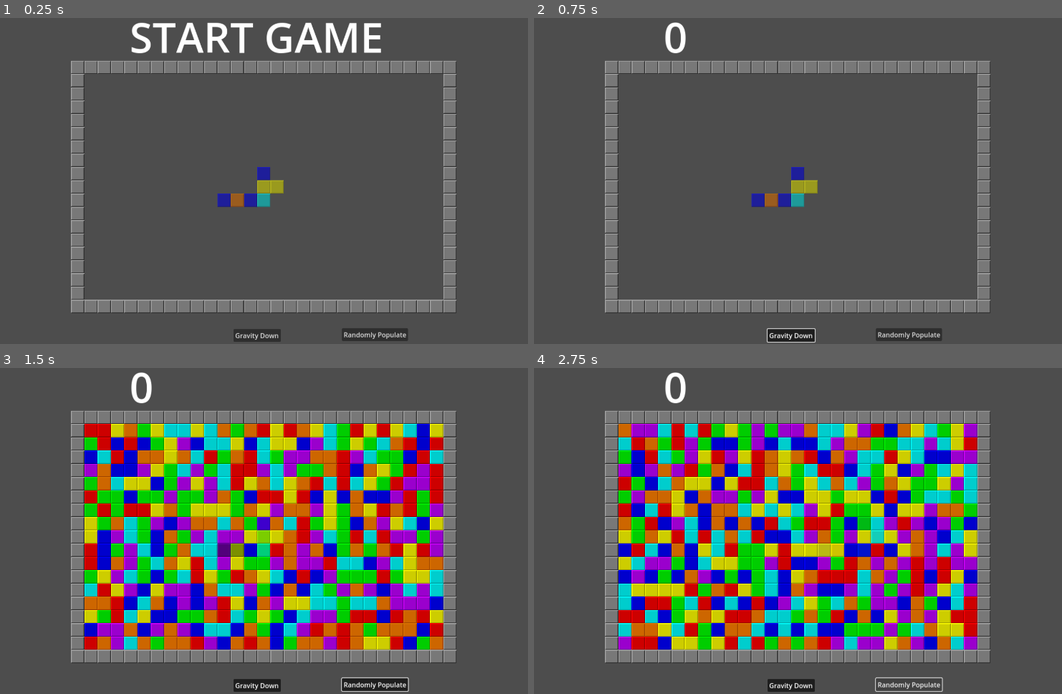
Above: before the commit, frames 1-4 (two rows, left to right).
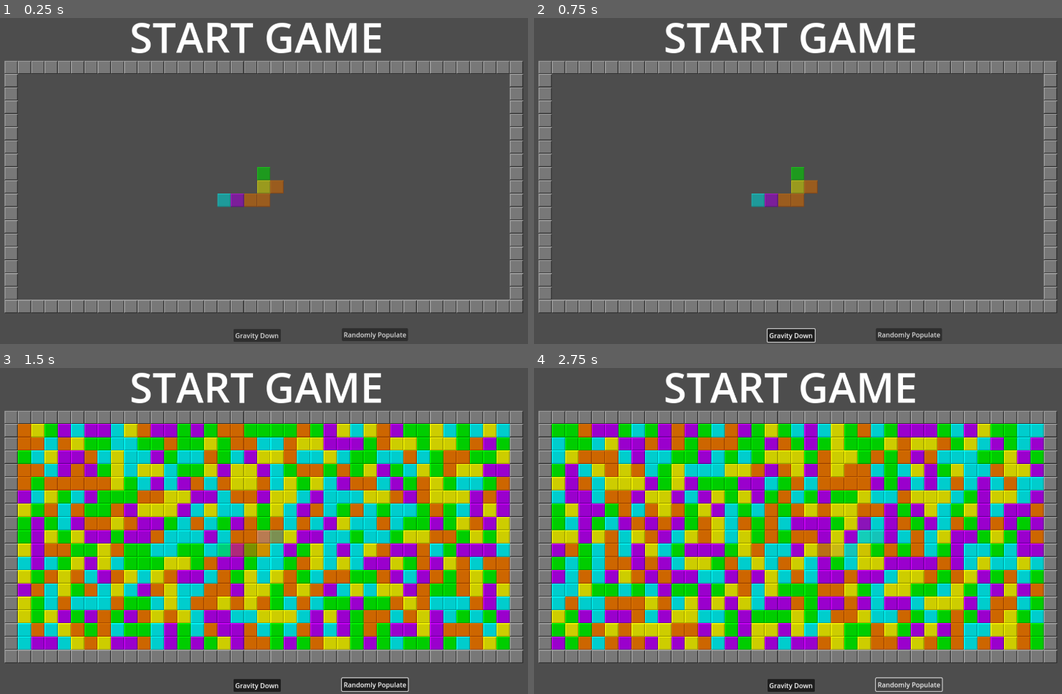
Above: after the commit, the same moments.

Repository: alexcolemandata/game-matcher
Game: Godot game, scene res://main.tscn
Same seed, same stepped clock (60 frames per second), same inputs: the game is played once before the commit and once after it. Sound files missing from this copy of the repository are replaced by a short silence.
Inputs:
- Up to frame 1 (0.25 s): no input
- Up to frame 2 (0.75 s): click "Gravity Down" at 0.5 s
- Up to frame 3 (1.5 s): click "Randomly Populate" at 1.25 s
- Up to frame 4 (2.75 s): tap Enter at 2 s; hold Right (right) from 2.03 s (still down); hold S (spawn piece) from 2.03 s (still down)

The runs differ from the first frame. In frame 1, 9.1% of the frame differs, in the area x 0-100%, y 13-91%; in frame 2, 11%; in frame 3, 65%; in frame 4, 67%, in the area x 0-100%, y 1-91%.

Commit message:
add sound effects

Diff:
--- /dev/null
+++ b/AudioManager.tscn
@@ -0,0 +1,70 @@
+[gd_scene load_steps=15 format=3 uid="uid://chl5xop54uyqr"]
+
+[ext_resource type="Script" path="res://audio_manager.gd" id="1_6mwdm"]
+[ext_resource type="Script" path="res://SoundEffectSetting.gd" id="2_yy1v5"]
+[ext_resource type="AudioStream" uid="uid://c4cakhjdne0qs" path="res://assets/pop3.ogg" id="3_6f6b3"]
+[ext_resource type="AudioStream" uid="uid://yf1s4l3boemg" path="res://assets/pop2.ogg" id="3_hsk3x"]
+[ext_resource type="AudioStream" uid="uid://ci1keh552f0gv" path="res://assets/pop1.ogg" id="5_wioqe"]
+[ext_resource type="AudioStream" uid="uid://d0oethogqlv7r" path="res://assets/levelcompletesplash.mp3" id="6_avn6v"]
+[ext_resource type="AudioStream" uid="uid://c363k0rvbn15t" path="res://assets/gravity.mp3" id="7_mlfgn"]
+[ext_resource type="AudioStream" uid="uid://b8i53yb3ko7u0" path="res://assets/sound_click.wav" id="8_alsrr"]
+
+[sub_resource type="Resource" id="Resource_lpuss"]
+resource_local_to_scene = true
+script = ExtResource("2_yy1v5")
+limit = 10
+type = 0
+sound_effect = ExtResource("3_6f6b3")
+volume = 0.0
+pitch_scale = 1.0
+pitch_randomness = 0.2
+
+[sub_resource type="Resource" id="Resource_u5c77"]
+resource_local_to_scene = true
+script = ExtResource("2_yy1v5")
+limit = 10
+type = 1
+sound_effect = ExtResource("3_hsk3x")
+volume = 0.0
+pitch_scale = 1.0
+pitch_randomness = 0.2
+
+[sub_resource type="Resource" id="Resource_h6tae"]
+script = ExtResource("2_yy1v5")
+limit = 10
+type = 2
+sound_effect = ExtResource("5_wioqe")
+volume = 0.0
+pitch_scale = 1.0
+pitch_randomness = 0.2
+
+[sub_resource type="Resource" id="Resource_bqsbl"]
+script = ExtResource("2_yy1v5")
+limit = 5
+type = 3
+sound_effect = ExtResource("6_avn6v")
+volume = 0.0
+pitch_scale = 1.0
+pitch_randomness = 0.0
+
+[sub_resource type="Resource" id="Resource_632ac"]
+script = ExtResource("2_yy1v5")
+limit = 5
+type = 4
+sound_effect = ExtResource("7_mlfgn")
+volume = 0.0
+pitch_scale = 1.0
+pitch_randomness = 0.0
+
+[sub_resource type="Resource" id="Resource_n2nje"]
+script = ExtResource("2_yy1v5")
+limit = 5
+type = 5
+sound_effect = ExtResource("8_alsrr")
+volume = 0.0
+pitch_scale = 1.0
+pitch_randomness = 0.33
+
+[node name="AudioManager" type="Node2D"]
+script = ExtResource("1_6mwdm")
+sound_effects = Array[ExtResource("2_yy1v5")]([SubResource("Resource_lpuss"), SubResource("Resource_u5c77"), SubResource("Resource_h6tae"), SubResource("Resource_bqsbl"), SubResource("Resource_632ac"), SubResource("Resource_n2nje")])
--- a/Board.gd
+++ b/Board.gd
@@ -4,7 +4,7 @@
 const MIN_TILES_TO_SCORE = 3
 const MAX_PIECE_SIZE = 12
 const HEIGHT = 18
-const WIDTH = 28
+const WIDTH = 38
 const MAIN_SOURCE_ID = 0
 
 const PLACABLE_MODULATION = Color(1, 1, 1, 0.6)
@@ -23,8 +23,8 @@
 	YELLOW_TILE,
 	GREEN_TILE,
 	ORANGE_TILE,
-	BLUE_TILE,
-	RED_TILE,
+	#BLUE_TILE,
+	#RED_TILE,
 	PURPLE_TILE
 ]
 
@@ -33,6 +33,12 @@
 var active_piece: TileMapLayer
 var score = 0
 var num_gravity_repeats = 0
+
+const TILE_CLEAR_SOUNDS = [
+	SoundEffect.SOUND_EFFECT_TYPE.ON_TILE_CLEAR_1,
+	SoundEffect.SOUND_EFFECT_TYPE.ON_TILE_CLEAR_2,
+	SoundEffect.SOUND_EFFECT_TYPE.ON_TILE_CLEAR_3,
+]
 
 
 func _ready():
@@ -169,10 +175,14 @@
 					await get_tree().create_timer(0.05).timeout
 					var sparks = SPARKS.instantiate()
 					add_child(sparks)
-					sparks.fire(placed_tiles.to_global(placed_tiles.map_to_local(scored_tile)), color_str)
+					var global_coord = placed_tiles.to_global(placed_tiles.map_to_local(scored_tile))
+					var sound_effect = TILE_CLEAR_SOUNDS[randi_range(0, TILE_CLEAR_SOUNDS.size()-1)]
+					AudioManager.sound_effect_dict[sound_effect].pitch_scale = 0.4 + (score / 300.0)
+					AudioManager.create_2d_audio_at_location(
+						global_coord,
+						sound_effect)
+					sparks.fire(global_coord, color_str)
 					placed_tiles.erase_cell(scored_tile)
-
-
 
 				ScoreNumbers.display_number(
 					neighbors.size(),
@@ -180,12 +190,13 @@
 					color_str,
 				)
 				scored_tiles.append_array(neighbors)
+				score += neighbors.size()
+				%Score.text = str(score)
 
 			continue
 
 	print("Total scored: ", scored_tiles.size())
-	score += scored_tiles.size()
-	%Score.text = str(score)
+
 	return scored_tiles.size() > 0
 
 
@@ -254,6 +265,9 @@
 func place_piece() -> void:
 	var piece_cells = get_piece_coords()
 	var piece_colors = get_layer_colors(active_piece)
+	AudioManager.create_2d_audio_at_location(
+		Vector2(0,0),
+		SoundEffect.SOUND_EFFECT_TYPE.ON_PLACE)
 
 	for i in range(piece_cells.size()):
 		draw_coords(
@@ -329,12 +343,14 @@
 
 func _on_button_pressed() -> void:
 	print("_on_button_pressed")
+	AudioManager.create_2d_audio_at_location(
+		Vector2(0,0),
+		SoundEffect.SOUND_EFFECT_TYPE.GRAVITY)
 	gravity_down()
 
 
 func gravity_down() -> void:
 	print("gravity down")
-
 	var placed_coords = placed_tiles.get_used_cells()
 	var per_x_coords: Dictionary = {}
 	for coord in placed_coords:
@@ -363,8 +379,8 @@
 
 			var color = placed_tiles.get_cell_atlas_coords(old_coord)
 			var new_coord = Vector2i(x, int(HEIGHT/2)-i-1)
+			await get_tree().create_timer(0.001).timeout
 			for j in range(old_coord.y, new_coord.y ):
-				await get_tree().create_timer(0.001).timeout
 				placed_tiles.erase_cell(Vector2i(x, j))
 				draw_coords(placed_tiles, Vector2i(x, j+1), color)
 
@@ -377,7 +393,11 @@
 			for n in range(num_gravity_repeats):
 				msg += "!"
 			msg += " x" + str(num_gravity_repeats)
-
+		var sound_effect= SoundEffect.SOUND_EFFECT_TYPE.ON_AGAIN
+		AudioManager.sound_effect_dict[sound_effect].pitch_scale = 0.8 + (num_gravity_repeats / 10.0)
+		AudioManager.create_2d_audio_at_location(
+			Vector2(0,0),
+			sound_effect)
 		ScoreNumbers.display_str(
 					msg,
 					Vector2(randi_range(-400, -100), randi_range(-100, 100)),
--- /dev/null
+++ b/SoundEffectSetting.gd
@@ -0,0 +1,37 @@
+class_name SoundEffect
+extends Resource
+## Sound effect resource, used to configure unique sound effects for use with the AudioManager. Passed to [method AudioManager.create_2d_audio_at_location()] and [method AudioManager.create_audio()] to play sound effects.
+
+## Stores the different types of sounds effects available to be played to distinguish them from another. Each new SoundEffect resource created should add to this enum, to allow them to be easily instantiated via [method AudioManager.create_2d_audio_at_location()] and [method AudioManager.create_audio()].
+enum SOUND_EFFECT_TYPE {
+	ON_TILE_CLEAR_1,
+	ON_TILE_CLEAR_2,
+	ON_TILE_CLEAR_3,
+	ON_AGAIN,
+	GRAVITY,
+	ON_PLACE,
+}
+
+@export_range(0, 10) var limit: int = 5 ## Maximum number of this SoundEffect to play simultaneously before culled.
+@export var type: SOUND_EFFECT_TYPE ## The unique sound effect in the [enum SOUND_EFFECT_TYPE] to associate with this effect. Each SoundEffect resource should have it's own unique [enum SOUND_EFFECT_TYPE] setting.
+@export var sound_effect: AudioStream
+@export_range(-40, 20) var volume: float = 0 ## The volume of the [member sound_effect].
+@export_range(0.0, 4.0,.01) var pitch_scale: float = 1.0 ## The pitch scale of the [member sound_effect].
+@export_range(0.0, 1.0,.01) var pitch_randomness: float = 0.0 ## The pitch randomness setting of the [member sound_effect].
+
+var audio_count: int = 0 ## The instances of this [AudioStreamMP3] currently playing.
+
+
+## Takes [param amount] to change the [member audio_count].
+func change_audio_count(amount: int) -> void:
+	audio_count = max(0, audio_count + amount)
+
+
+## Checkes whether the audio limit is reached. Returns true if the [member audio_count] is less than the [member limit].
+func has_open_limit() -> bool:
+	return audio_count < limit
+
+
+## Connected to the [member sound_effect]'s finished signal to decrement the [member audio_count].
+func on_audio_finished() -> void:
+	change_audio_count(-1)
--- /dev/null
+++ b/audio_manager.gd
@@ -0,0 +1,56 @@
+extends Node2D
+## Audio manager node. Inteded to be globally loaded as a 2D Scene. Handles [method create_2d_audio_at_location()] and [method create_audio()] to handle the playback and culling of simultaneous sound effects.
+##
+## To properly use, define [enum SoundEffect.SOUND_EFFECT_TYPE] for each unique sound effect, create a Node2D scene for this AudioManager script add those SoundEffect resources to this globally loaded script's [member sound_effects], and setup your individual SoundEffect resources. Then, use [method create_2d_audio_at_location()] and [method create_audio()] to play those sound effects either at a specific location or globally.
+##
+## See https://github.com/Aarimous/AudioManager for more information.
+##
+## @tutorial: https://www.youtube.com/watch?v=Egf2jgET3nQ
+
+var sound_effect_dict: Dictionary = {} ## Loads all registered SoundEffects on ready as a reference.
+
+@export var sound_effects: Array[SoundEffect] ## Stores all possible SoundEffects that can be played.
+
+
+func _ready() -> void:
+	for sound_effect: SoundEffect in sound_effects:
+		sound_effect_dict[sound_effect.type] = sound_effect
+
+
+## Creates a sound effect at a specific location if the limit has not been reached. Pass [param location] for the global position of the audio effect, and [param type] for the SoundEffect to be queued.
+func create_2d_audio_at_location(location: Vector2, type: SoundEffect.SOUND_EFFECT_TYPE) -> void:
+	if sound_effect_dict.has(type):
+		var sound_effect: SoundEffect = sound_effect_dict[type]
+		if sound_effect.has_open_limit():
+			sound_effect.change_audio_count(1)
+			var new_2D_audio: AudioStreamPlayer2D = AudioStreamPlayer2D.new()
+			add_child(new_2D_audio)
+			new_2D_audio.position = location
+			new_2D_audio.stream = sound_effect.sound_effect
+			new_2D_audio.volume_db = sound_effect.volume
+			new_2D_audio.pitch_scale = sound_effect.pitch_scale
+			new_2D_audio.pitch_scale += randf_range(-sound_effect.pitch_randomness, sound_effect.pitch_randomness )
+			new_2D_audio.finished.connect(sound_effect.on_audio_finished)
+			new_2D_audio.finished.connect(new_2D_audio.queue_free)
+			new_2D_audio.play()
+	else:
+		push_error("Audio Manager failed to find setting for type ", type)
+
+
+## Creates a sound effect if the limit has not been reached. Pass [param type] for the SoundEffect to be queued.
+func create_audio(type: SoundEffect.SOUND_EFFECT_TYPE) -> void:
+	if sound_effect_dict.has(type):
+		var sound_effect: SoundEffect = sound_effect_dict[type]
+		if sound_effect.has_open_limit():
+			sound_effect.change_audio_count(1)
+			var new_audio: AudioStreamPlayer = AudioStreamPlayer.new()
+			add_child(new_audio)
+			new_audio.stream = sound_effect.sound_effect
+			new_audio.volume_db = sound_effect.volume
+			new_audio.pitch_scale = sound_effect.pitch_scale
+			new_audio.pitch_scale += randf_range(-sound_effect.pitch_randomness, sound_effect.pitch_randomness )
+			new_audio.finished.connect(sound_effect.on_audio_finished)
+			new_audio.finished.connect(new_audio.queue_free)
+			new_audio.play()
+	else:
+		push_error("Audio Manager failed to find setting for type ", type)
--- a/main.tscn
+++ b/main.tscn
@@ -1,6 +1,7 @@
-[gd_scene load_steps=2 format=3 uid="uid://gqk581qj7hub"]
+[gd_scene load_steps=3 format=3 uid="uid://gqk581qj7hub"]
 
 [ext_resource type="Script" path="res://Board.gd" id="1_fd0w8"]
+[ext_resource type="AudioStream" uid="uid://ccelco8puwjvb" path="res://assets/Puzzle-Game-5_Looping.mp3" id="2_ydyxf"]
 
 [node name="Main" type="Node2D"]
 
@@ -42,5 +43,11 @@
 wait_time = 0.2
 autostart = true
 
+[node name="AudioStreamPlayer" type="AudioStreamPlayer" parent="."]
+stream = ExtResource("2_ydyxf")
+volume_db = -10.602
+autoplay = true
+parameters/looping = true
+
 [connection signal="pressed" from="GravityDownButton" to="LayerHolder" method="_on_button_pressed"]
 [connection signal="pressed" from="RandomlyPopulateButton" to="LayerHolder" method="_on_randomly_populate_button_pressed"]
--- a/project.godot
+++ b/project.godot
@@ -18,6 +18,8 @@
 [autoload]
 
 ScoreNumbers="*res://score_numbers.gd"
+AudioManager="*res://AudioManager.tscn"
+SoundEffectSetting="*res://SoundEffectSetting.gd"
 
 [display]
 
Not shown, added: assets/Puzzle-Game-5_Looping.mp3.import
Not shown, added: assets/gravity.mp3.import
Not shown, added: assets/levelcompletesplash.mp3.import
Not shown, added: assets/pop1.ogg.import
Not shown, added: assets/pop2.ogg.import
Not shown, added: assets/pop3.ogg.import
Not shown, added: assets/sound_click.wav.import
Not shown, added: README.md
Not shown, added: assets/Puzzle-Game-5_Looping.mp3
Not shown, added: assets/gravity.mp3
Not shown, added: assets/levelcompletesplash.mp3
Not shown, added: assets/pop1.ogg
(and 3 more such lines)
